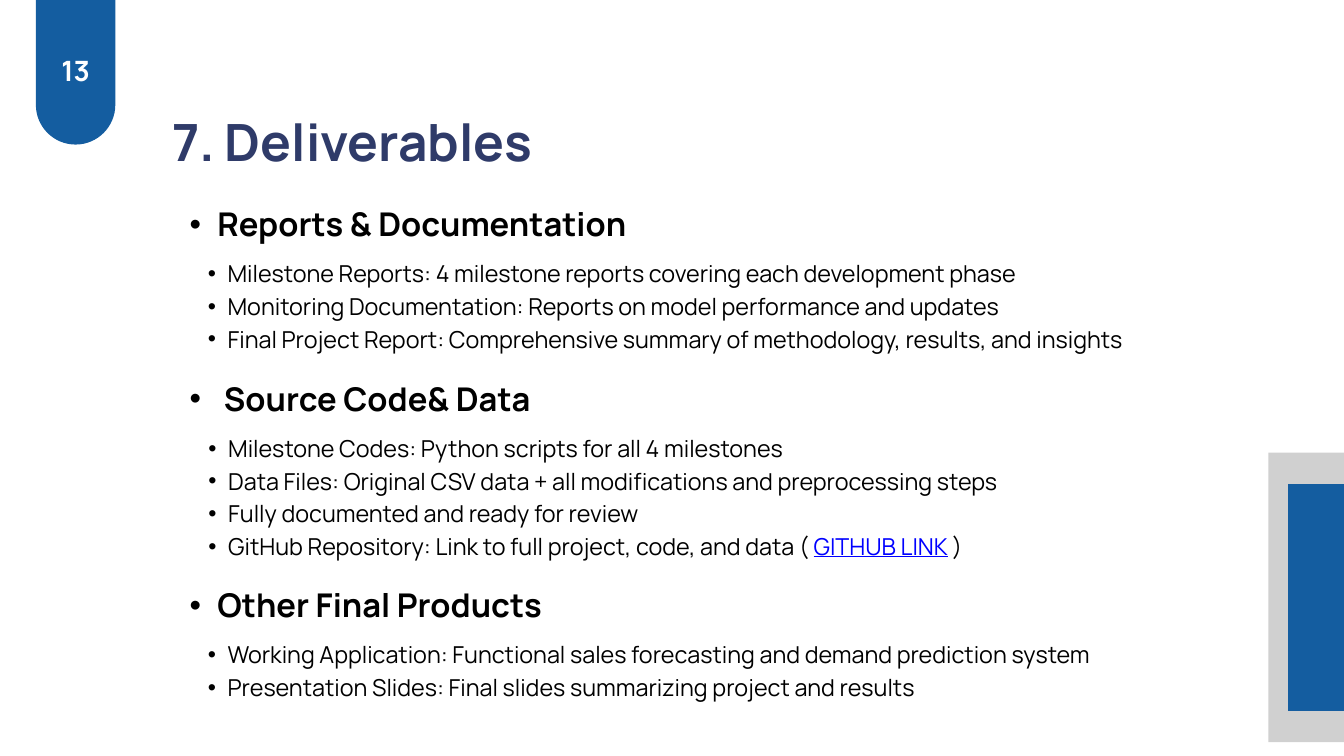
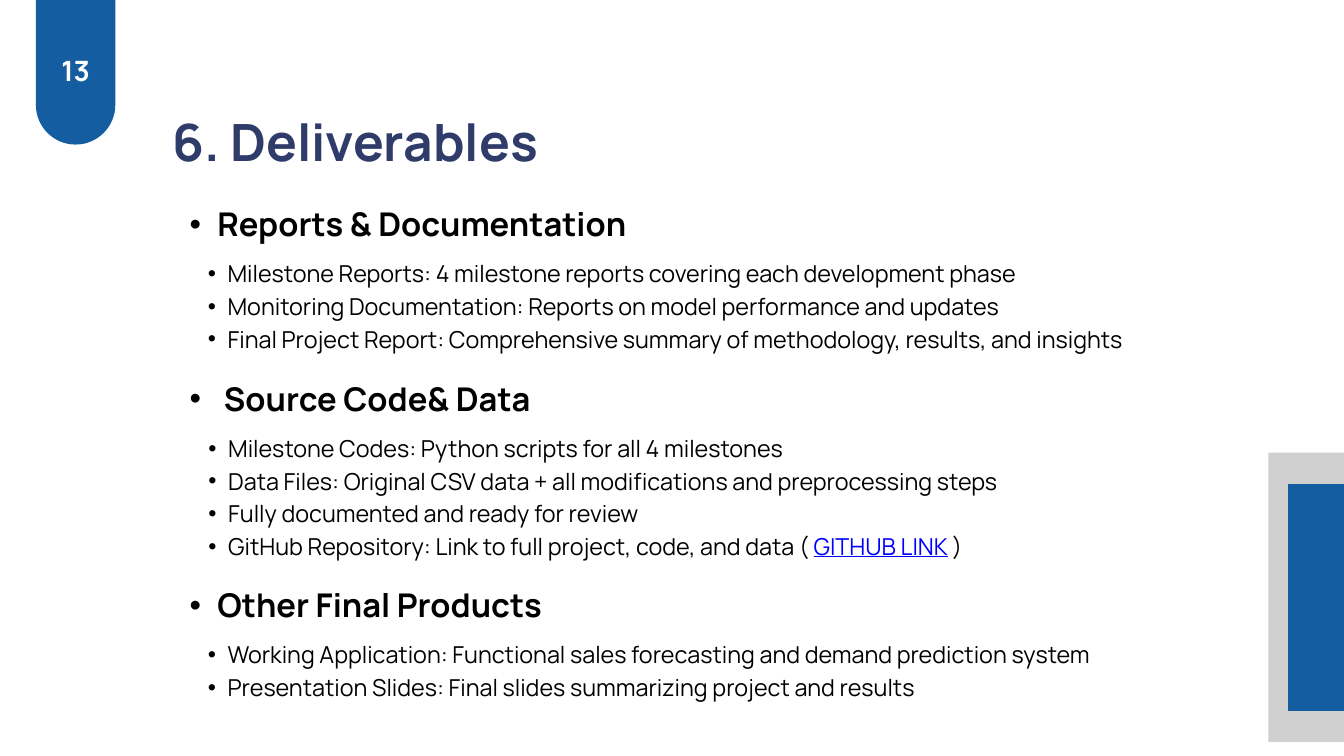
Before and after one commit to Mohamed-Kadry-Hussien/Sales_Forecasting_and_Demand_Prediction, a slide deck: slide 13 of Milestone 5/Sales Forecasting &Demand Prediction.pptx. Drawn at 1344x756 pixels with LibreOffice and Linux fonts; fonts in the diff are those of the drawing; grey boxes stand for pictures. Boxes give left, top, right and bottom in pixels: in the first picture for what was removed or moved away, otherwise in the second. Text is boxed around its words. In the diff, an @@ line names an element or a change of style, - is before the commit and + after.

```diff
--- a/Milestone 5/Sales Forecasting &Demand Prediction.pptx
+++ b/Milestone 5/Sales Forecasting &Demand Prediction.pptx
@@ text at [173, 123, 538, 162]: text changed @@
-7. Deliverables
+6. Deliverables
```
Also in this commit, not shown: 8 other slides changed.
